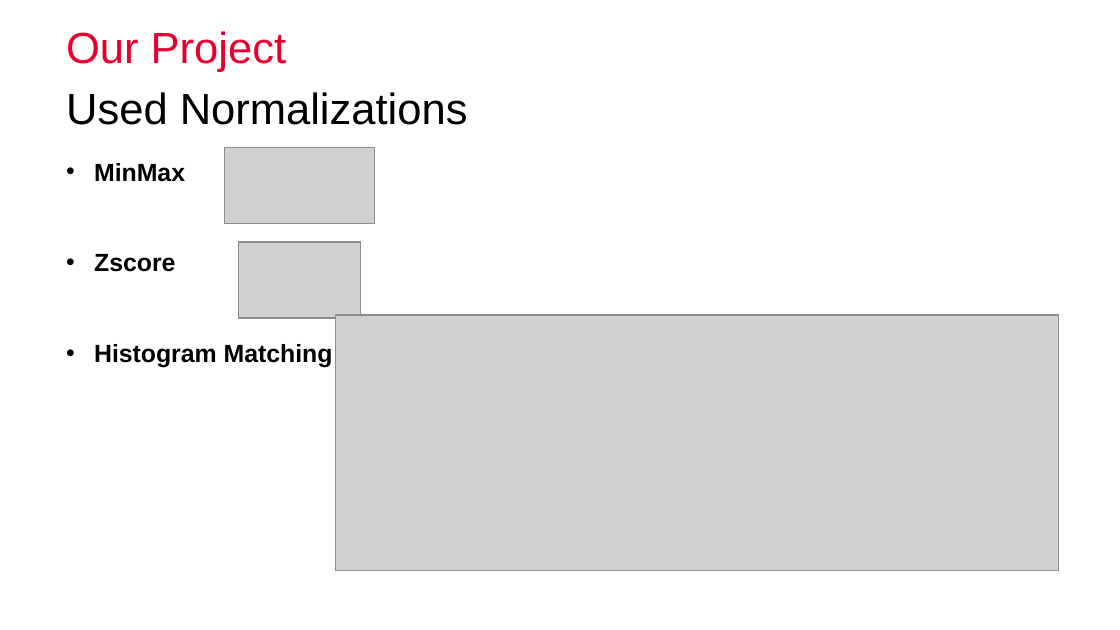
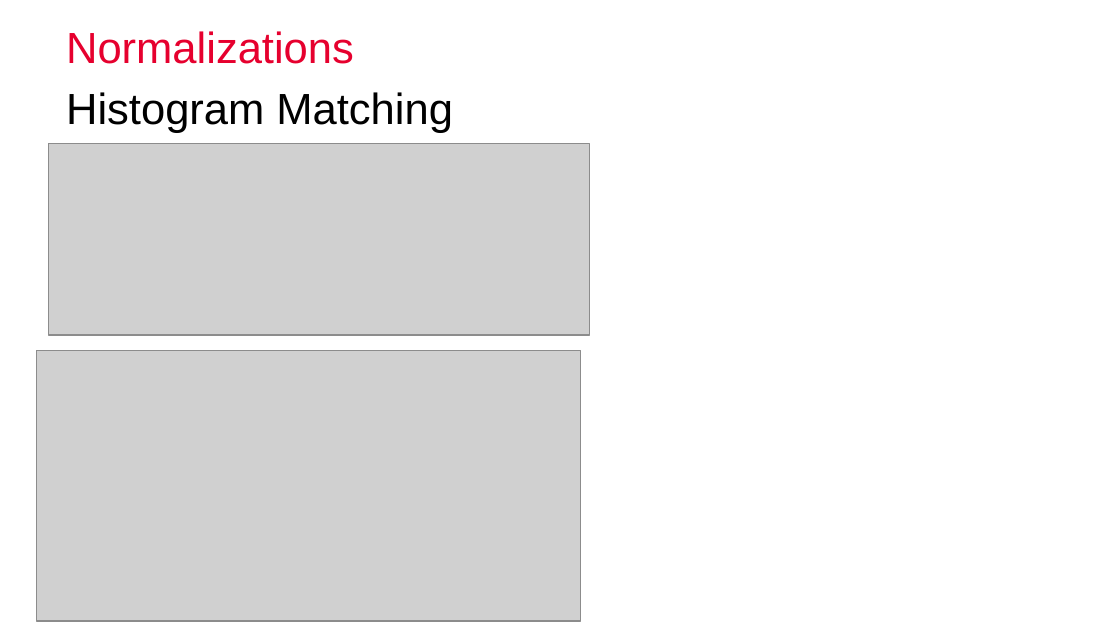
Before and after one commit to nibill/MIALab-1, a slide deck: slide 5 of Presentation/Final/FinalPresentation_Group3_BucheggerDuranWeber.pptx (slide 4 before the commit). Drawn at 1120x630 pixels with LibreOffice and Linux fonts; fonts in the diff are those of the drawing; grey boxes stand for pictures; background and template pictures are left out. Boxes give left, top, right and bottom in pixels: in the first picture for what was removed or moved away, otherwise in the second. Text is boxed around its words. In the diff, an @@ line names an element or a change of style, - is before the commit and + after.

Commit message:
final presentation added

```diff
--- a/Presentation/Final/FinalPresentation_Group3_BucheggerDuranWeber.pptx
+++ b/Presentation/Final/FinalPresentation_Group3_BucheggerDuranWeber.pptx
@@ title at [66,31,354,64]: text changed; text colour #000000 to #E6002E @@
-Used Normalizations
+Normalizations
@@ title removed at [66,31,286,72] @@
-Our Project
@@ text "Histogram Matching": place and size @@
-text "Histogram Matching" at [94,163,333,368]
+text "Histogram Matching" at [66,92,453,133]
@@ text "Histogram Matching" at [66,92,453,133]: size 16 to 28 pt, bold off; alignment justified to left; bullet • to none; line spacing 1 to 32pt; less space between paragraphs @@
@@ picture: place and size @@
-picture at [335,315,1058,570]
+picture at [48,143,589,335]
@@ picture removed at [225,148,374,224] @@
@@ text at [94,163,185,272]: paragraphs removed @@
-• MinMax
-• Zscore
@@ picture removed at [239,242,361,318] @@
@@ picture added at [37,351,581,622] @@
```
Also in this commit, not shown: 6 other slides changed, 12 slides added, 8 slides removed, 1 other file.
